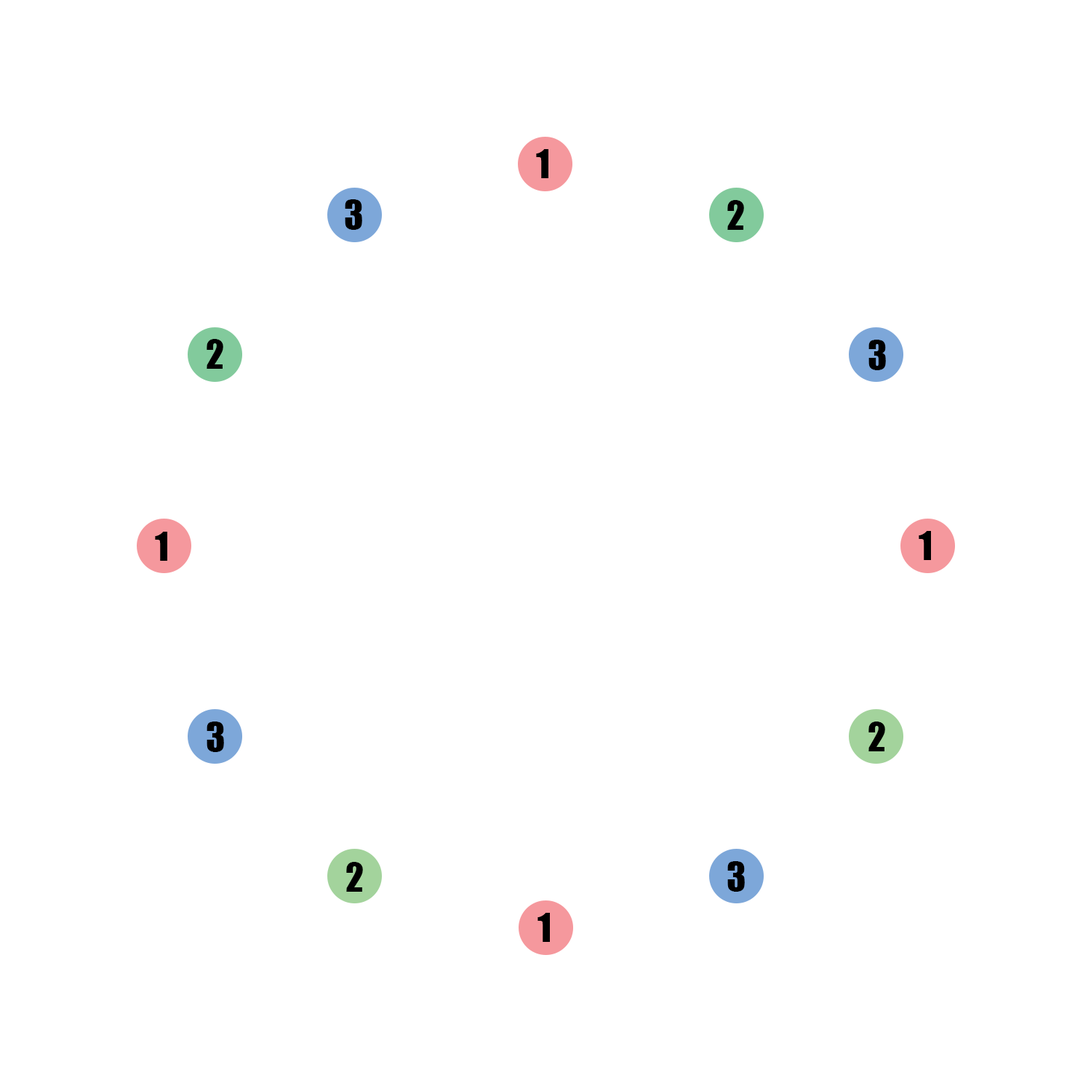
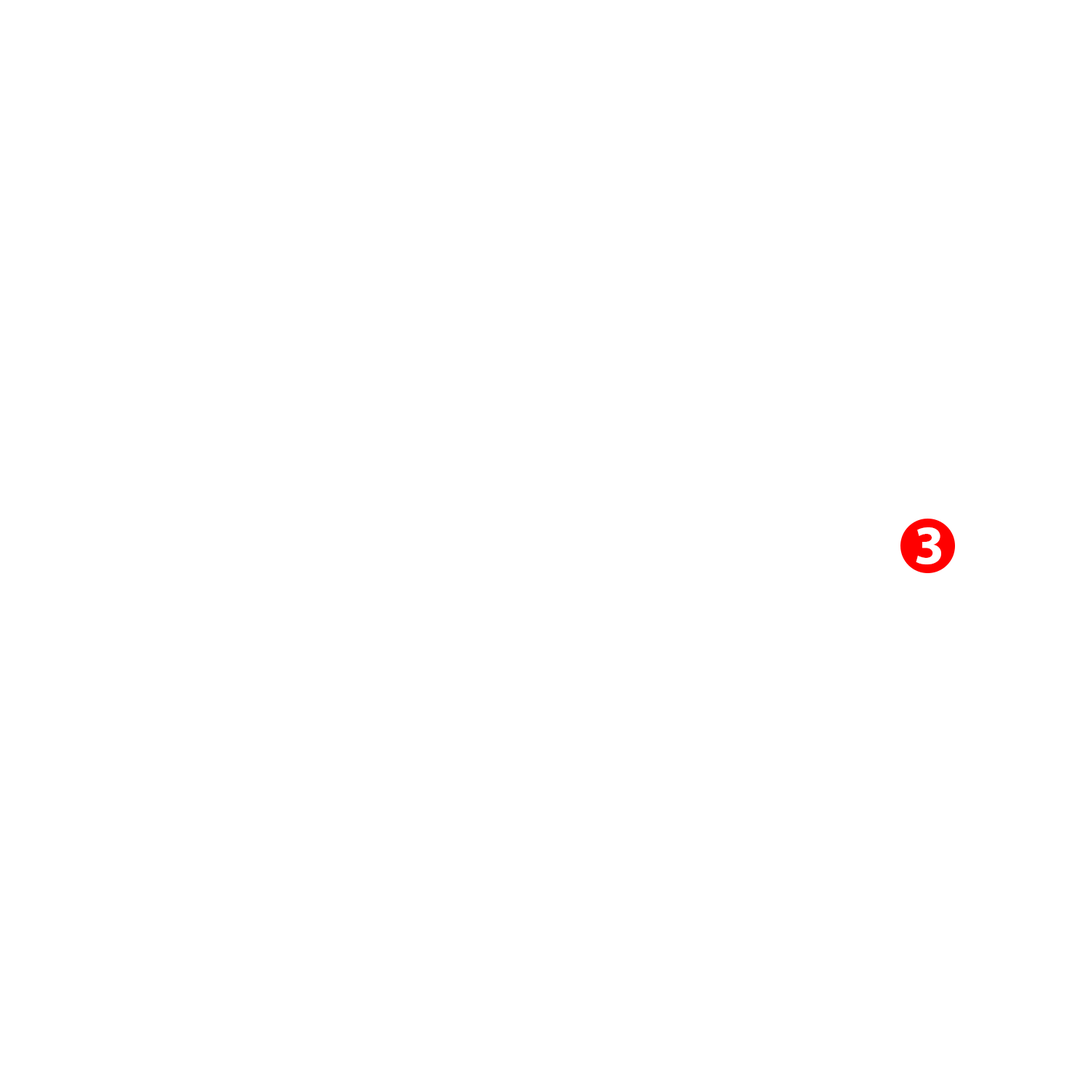
Two versions of the same layered image (1091 × 1091). Layer-by-layer changes:
removed layer "330 - text" over (868, 339, 887, 371)
hid "330 - circle", painted on it over (849, 327, 904, 383)
removed layer "300 - text" over (727, 200, 745, 230)
hid "300 - circle", painted on it over (709, 187, 765, 243)
removed layer "270 - text" over (536, 149, 549, 179)
hid "270 - circle", painted on it over (518, 136, 573, 192)
removed layer "240 - text" over (344, 199, 363, 230)
hid "240 - circle", painted on it over (327, 187, 383, 243)
removed layer "210 - text" over (206, 339, 224, 369)
hid "210 - circle", painted on it over (187, 327, 243, 383)
removed layer "180 - text" over (154, 531, 168, 562)
hid "180 - circle", painted on it over (136, 518, 192, 574)
removed layer "150 - text" over (206, 721, 225, 753)
hid "150 - circle", painted on it over (187, 709, 243, 765)
removed layer "120 - text" over (346, 862, 364, 893)
hid "120 - circle", painted on it over (327, 849, 383, 904)
removed layer "90 - text" over (537, 913, 551, 943)
hid "90 - circle", painted on it over (518, 900, 574, 956)
removed layer "60 - text" over (727, 861, 746, 893)
hid "60 - circle", painted on it over (709, 849, 765, 904)
removed layer "30 - text" over (868, 721, 886, 752)
hid "30 - circle", painted on it over (849, 709, 904, 765)
painted on "0 - text" over (916, 527, 942, 565)
painted on "0 - circle" over (900, 518, 956, 574)
